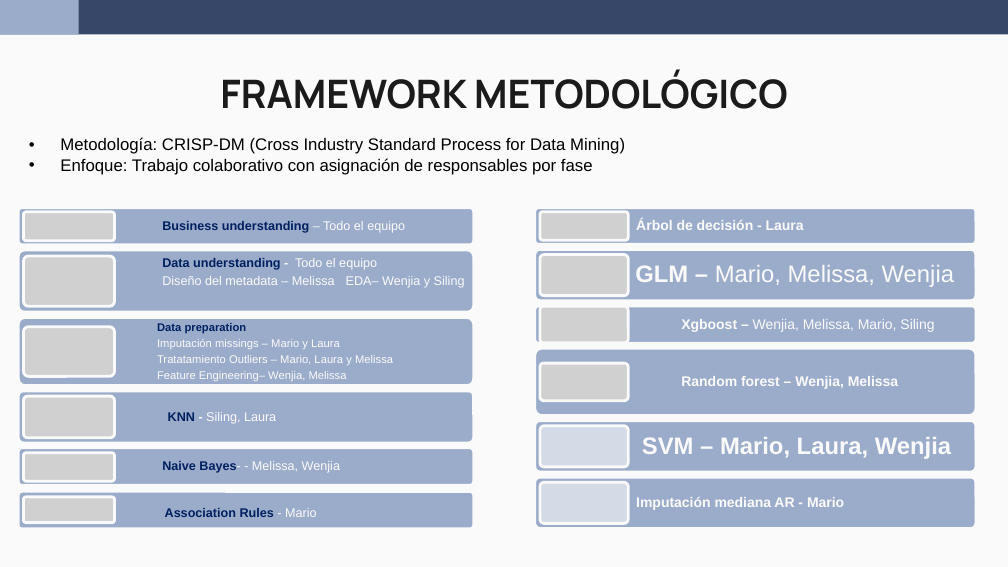
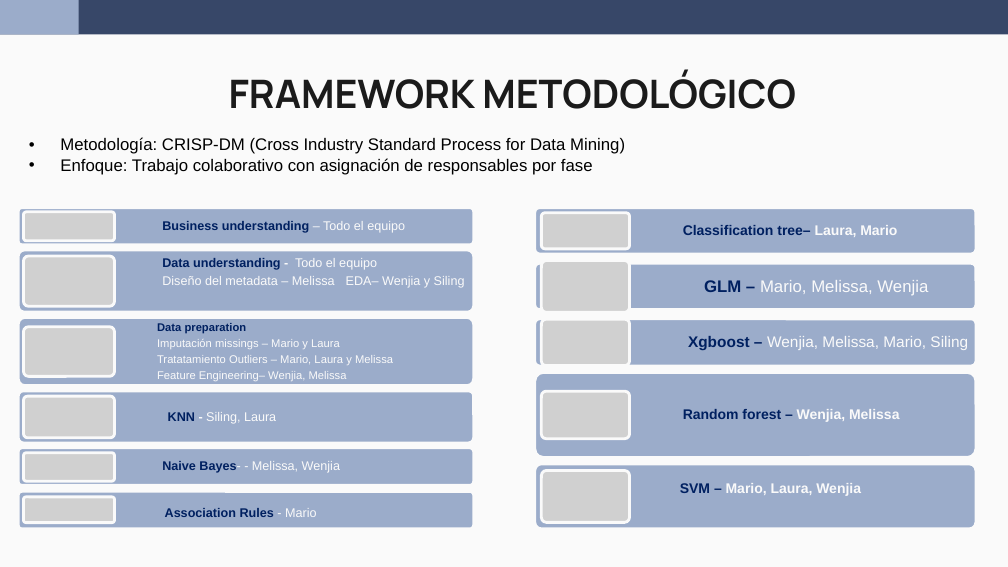
Before and after one commit to wen2111/Mineria, a slide deck: slide 3 of Entrega_2/00.REPORTE/Reporte_Grupo5_completo.pptx. Drawn at 1008x567 pixels with LibreOffice and Linux fonts; fonts in the diff are those of the drawing; grey boxes stand for pictures. Boxes give left, top, right and bottom in pixels: in the first picture for what was removed or moved away, otherwise in the second. Text is boxed around its words. In the diff, an @@ line names an element or a change of style, - is before the commit and + after.

Commit message:
cambio

```diff
--- a/Entrega_2/00.REPORTE/Reporte_Grupo5_completo.pptx
+++ b/Entrega_2/00.REPORTE/Reporte_Grupo5_completo.pptx
@@ title "FRAMEWORK METODOLÓGICO" moved from (x1=220, y1=72, x2=788, y2=109) to (x1=229, y1=72, x2=796, y2=109) @@
@@ rounded rectangle resized from (x1=535, y1=208, x2=977, y2=244) to (x1=535, y1=208, x2=977, y2=254) @@
@@ picture resized from (x1=540, y1=212, x2=629, y2=240) to (x1=541, y1=213, x2=630, y2=249) @@
@@ text at (x1=683, y1=225, x2=897, y2=237): text changed; text colour #FAFAFA to #002060 @@
-Árbol de decisión - Laura
+Classification tree– Laura, Mario
@@ rounded rectangle resized from (x1=535, y1=249, x2=977, y2=300) to (x1=535, y1=263, x2=977, y2=309) @@
@@ picture resized from (x1=540, y1=255, x2=629, y2=296) to (x1=541, y1=260, x2=630, y2=312) @@
@@ text "GLM – Mario, Melissa, Wenjia" moved from (x1=635, y1=265, x2=954, y2=287) to (x1=704, y1=280, x2=928, y2=295) @@
@@ text "GLM – Mario, Melissa, Wenjia" at (x1=704, y1=280, x2=928, y2=295): size 17 to 12 pt; text colour #FAFAFA to #002060 in "GLM –"; less space between paragraphs @@
@@ rounded rectangle resized from (x1=535, y1=306, x2=977, y2=344) to (x1=535, y1=319, x2=977, y2=366) @@
@@ picture added at (x1=541, y1=320, x2=630, y2=366) @@
@@ text "Xgboost – Wenjia, Melissa, Mario, ..." moved from (x1=681, y1=319, x2=934, y2=332) to (x1=688, y1=336, x2=968, y2=350) @@
@@ text "Xgboost – Wenjia, Melissa, Mario, ..." at (x1=688, y1=336, x2=968, y2=350): size 10 to 11 pt; text colour #FAFAFA to #002060 in "Xgboost –" @@
@@ rounded rectangle resized from (x1=535, y1=349, x2=977, y2=416) to (x1=535, y1=373, x2=977, y2=458) @@
@@ text "Random forest – Wenjia, Melissa" moved from (x1=681, y1=376, x2=898, y2=389) to (x1=683, y1=409, x2=899, y2=422) @@
@@ text "Random forest – Wenjia, Melissa" at (x1=683, y1=409, x2=899, y2=422): text colour #FAFAFA to #002060 in "Random forest –" @@
@@ picture resized from (x1=540, y1=306, x2=629, y2=343) to (x1=541, y1=391, x2=630, y2=438) @@
@@ rounded rectangle resized from (x1=535, y1=477, x2=977, y2=528) to (x1=535, y1=464, x2=977, y2=528) @@
@@ picture resized from (x1=540, y1=363, x2=629, y2=400) to (x1=541, y1=471, x2=630, y2=523) @@
@@ text "SVM – Mario, Laura, Wenjia" moved from (x1=642, y1=437, x2=951, y2=459) to (x1=680, y1=483, x2=861, y2=496) @@
@@ text "SVM – Mario, Laura, Wenjia" at (x1=680, y1=483, x2=861, y2=496): size 17 to 10 pt; text colour #FAFAFA to #002060 in "SVM –"; line spacing 0.9 to 1; less space between paragraphs; vertical alignment middle to top @@
@@ group removed at (x1=535, y1=420, x2=977, y2=524): 3 rounded rectangles, 1 text @@
-Imputación mediana AR - Mario
```
